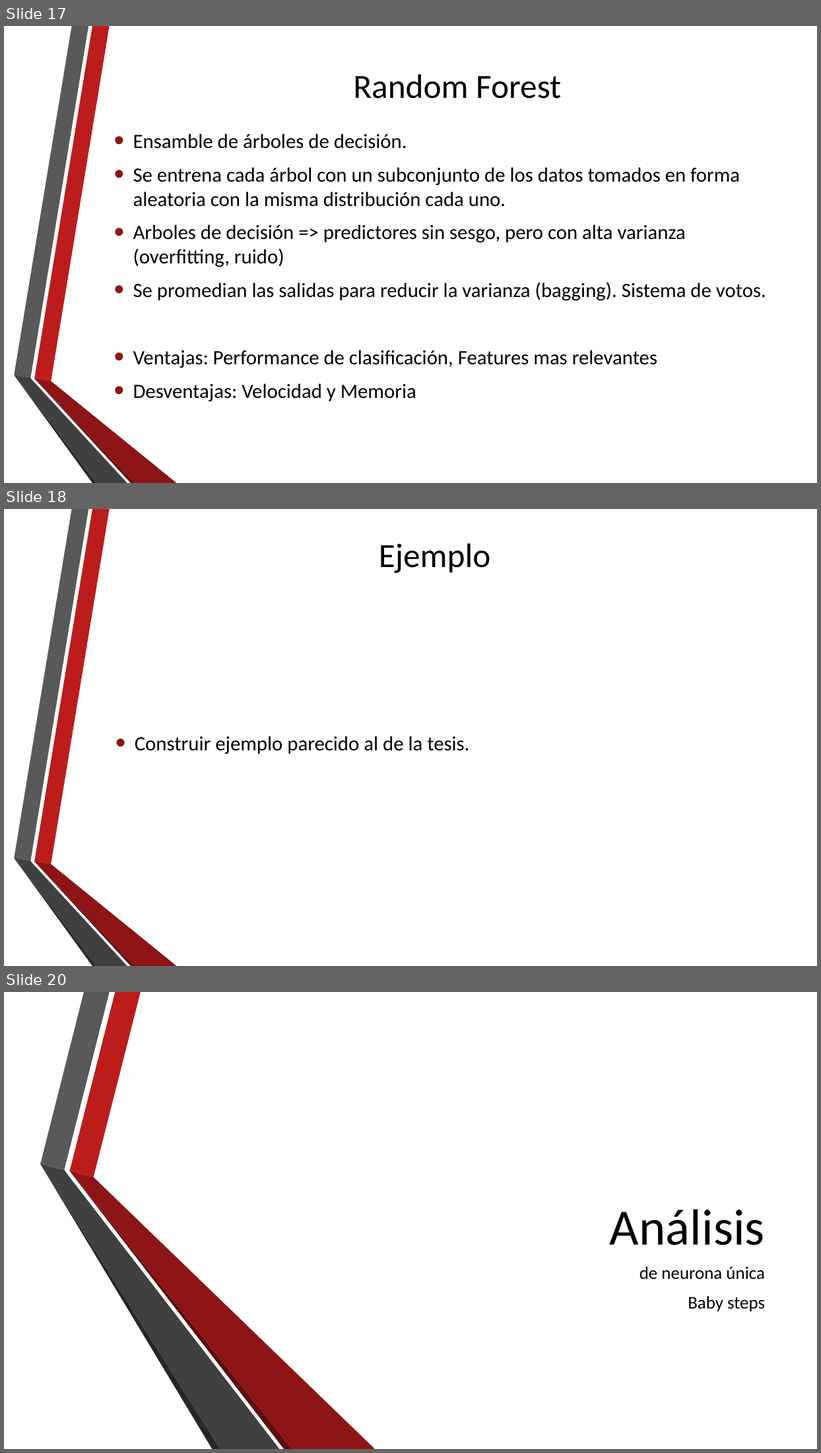
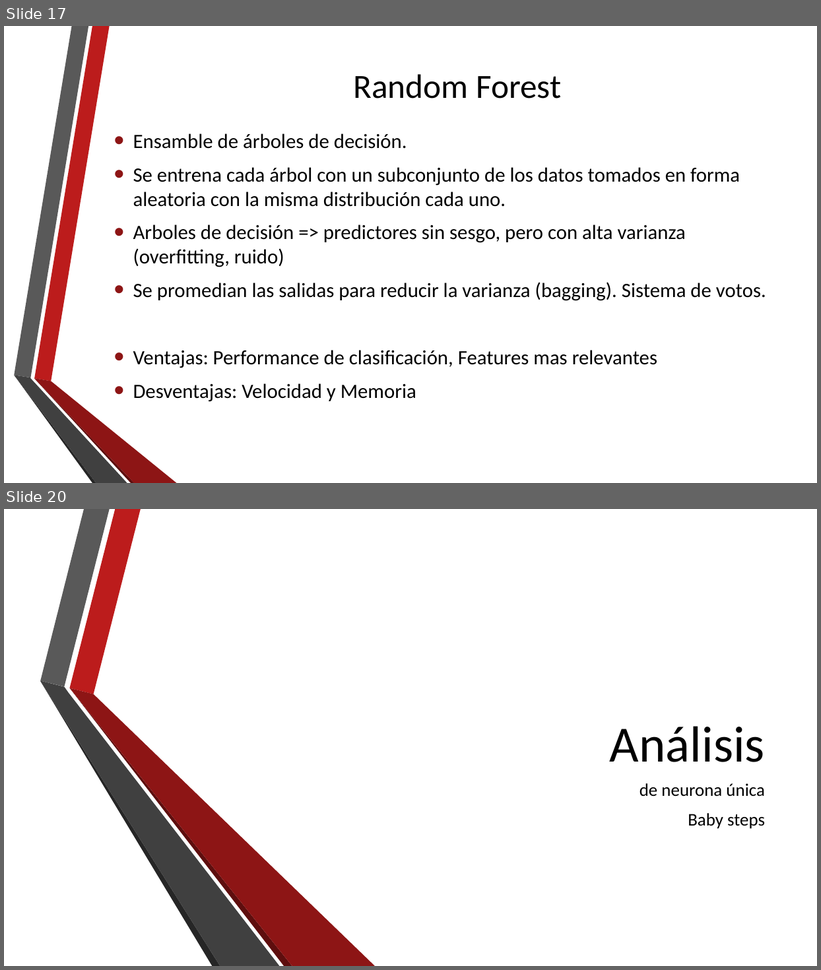
Before and after one commit to neozero86/tesis-megea, a slide deck: Presentacion/PresentacionTesis.pptx. Shown one above the other, each under a label of ours: slides 17, 18 and 20 before the commit, slides 17 and 20 after it; the slides between them are not shown. The pictures are 821x1453 and 821x970 pixels, drawn with LibreOffice and Linux fonts; fonts in the diff are those of the drawing; background and template pictures are left out. Boxes give left, top, right and bottom in pixels: in the first picture for what was removed or moved away, otherwise in the second. Text is boxed around its words. In the diff, an @@ line names an element or a change of style, - is before the commit and + after.

```diff
--- a/Presentacion/PresentacionTesis.pptx
+++ b/Presentacion/PresentacionTesis.pptx
@@ slide 18 removed at (x1=4, y1=509, x2=817, y2=966), background picture (left out); not listed: 6 template elements that a slide beside it also shows @@
@@ title removed at (x1=379, y1=543, x2=490, y2=573) @@
-Ejemplo
@@ text removed at (x1=135, y1=736, x2=469, y2=755) @@
-• Construir ejemplo parecido al de la tesis.
```
Also in this commit, not shown: 6 slides changed, 5 slides added, 3 other slides removed, 11 other files.
